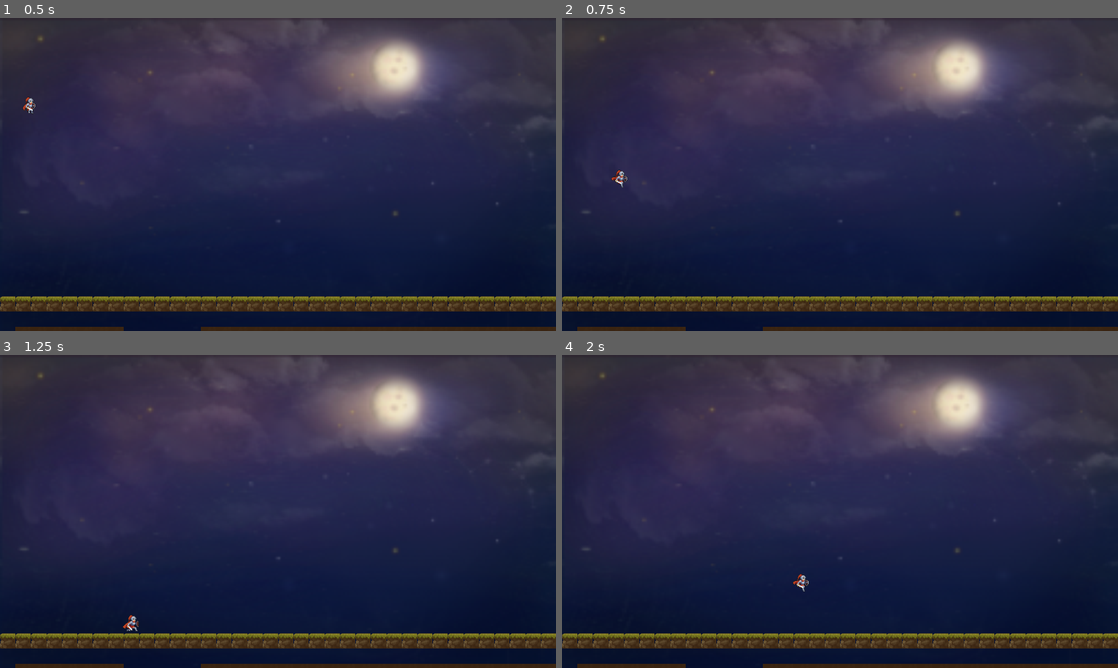
Above: before the commit, frames 1-4 (two rows, left to right).
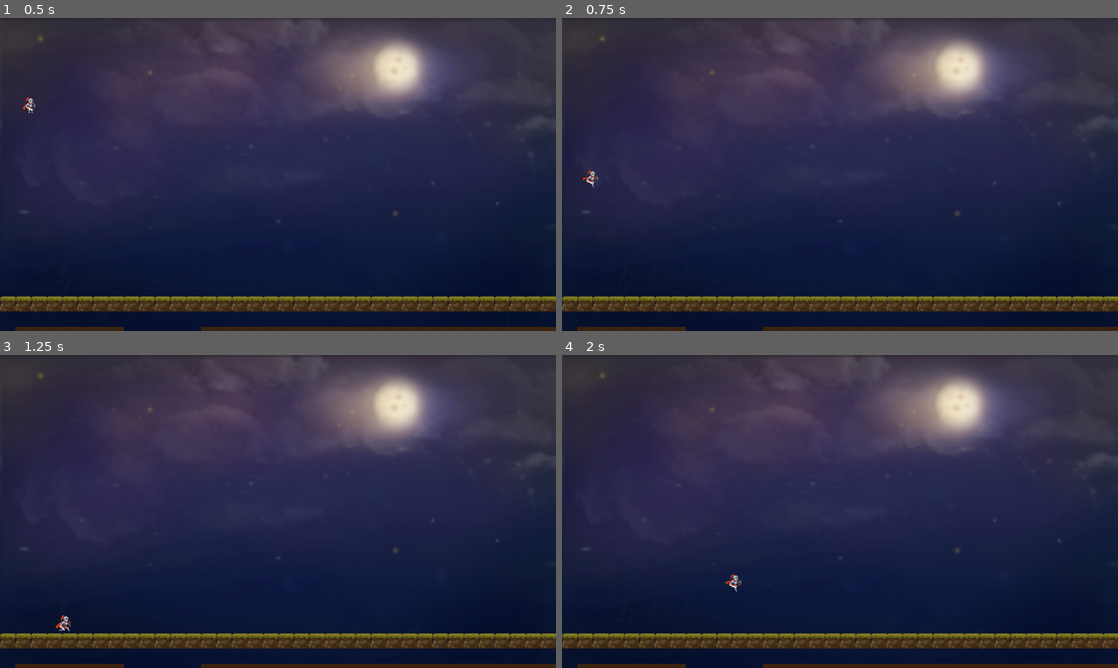
Above: after the commit, the same moments.

Repository: Ruilesser/GamePop
Game: Godot game, scene res://scenes/game/Game.tscn
Two runs of this game, one before a commit and one after it. Both use one fixed random seed, a clock stepped at 60 frames per second and the inputs below. The project has no main scene, so this scene is started directly.
Inputs:
- Up to frame 1 (0.5 s): no input
- Up to frame 2 (0.75 s): tap Enter (ui_accept) at 0.5 s; hold Right (ui_right) from 0.53 s (still down)
- Up to frame 3 (1.25 s): keep holding Right (ui_right); tap Enter (ui_accept) at 0.77 s
- Up to frame 4 (2 s): keep holding Right (ui_right); tap Enter (ui_accept) at 1.52 s

Frame 1 is identical in both runs. In frame 2, 0.2% of the frame differs, in the area x 3-12%, y 48-55%; in frame 3, 0.2%, in the area x 10-25%, y 83-89%; in frame 4, 0.2%.

Commit message:
auto run and a skidding mechanic

Diff:
--- a/scenes/player/Player.gd
+++ b/scenes/player/Player.gd
@@ -4,8 +4,9 @@
 const SPEED = 300.0
 const BASE_ANIMATION_SPEED: int = 2
 const JUMP_VELOCITY = -400.0
+const DECEL_RATE = 15.0
 
-enum {IDLE, RUN, JUMP}
+enum {IDLE, RUN, JUMP, SKID}
 
 var movement_state: int = IDLE
 
@@ -33,19 +34,23 @@
 			movement_state = RUN
 		else:
 			movement_state = IDLE
+
+		# Get the input direction and handle the movement/deceleration.
+		# As good practice, you should replace UI actions with custom gameplay actions.
+		var direction = Input.is_action_pressed("ui_left")
+		if direction:
+			#if direction == 1:
+				#%AnimatedSprite2D.flip_h = false
+			#else:
+				#%AnimatedSprite2D.flip_h = true
+			movement_state = SKID
+			velocity.x = move_toward(velocity.x, 0, DECEL_RATE) #move toward 0 while holding LEFT
+		else:
+			movement_state = RUN
+			velocity.x = SPEED
+
 	else:
 		movement_state = JUMP
 
-	# Get the input direction and handle the movement/deceleration.
-	# As good practice, you should replace UI actions with custom gameplay actions.
-	var direction = Input.get_axis("ui_left", "ui_right")
-	if direction:
-		if direction == 1:
-			%AnimatedSprite2D.flip_h = false
-		else:
-			%AnimatedSprite2D.flip_h = true
-		velocity.x = direction * SPEED
-	else:
-		velocity.x = move_toward(velocity.x, 0, SPEED)
 
 	move_and_slide()
